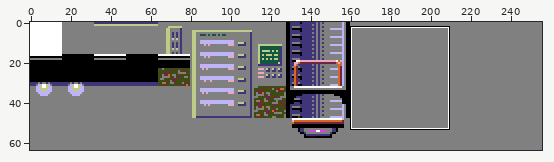
Sprite sheet -- resources/tilesets/level0.png. The first picture is a wide view before the edit; the outline marks the close-up.
Close-up. Before the commit:
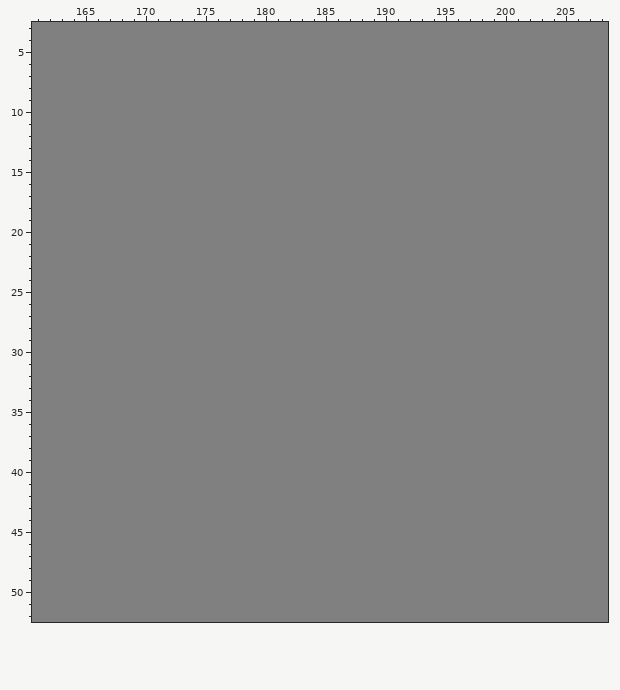
The file is 256x64 pixels. Shown: x 161..208, y 3..52.
And afterwards:
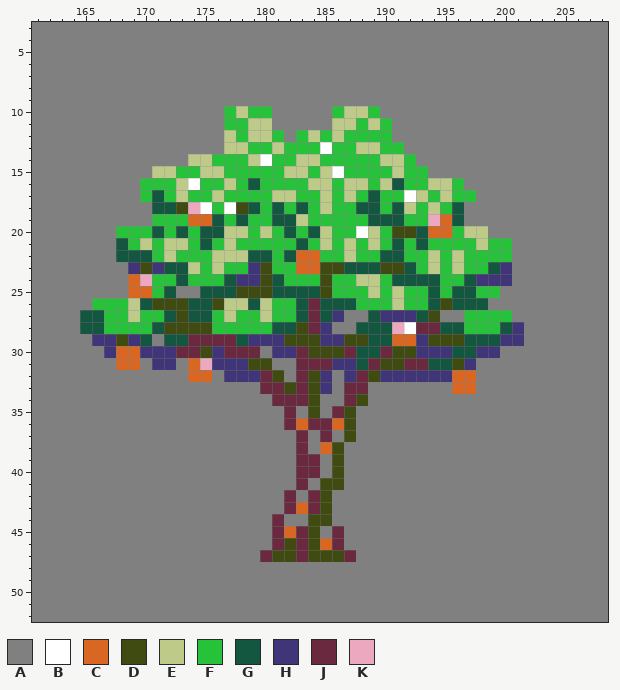
Palette (. is transparent): A #808080  B #ffffff  C #d96722  D #404b12  E #beca87  F #26c33a  G #145740  H #403578  J #6b2940  K #eca8bf
Difference:
y 10: x 177..180 AAAA -> FEFF; x 186..189 AAAA -> FEEF
y 11: x 177..180 AAAA -> FFEE; x 186..190 AAAAA -> EEFEF
y 12: x 177..181 AAAAA -> EFEEF; x 183..190 AAAAAAAA -> FEFEFFFF
y 13: x 177..191 AAAAAAAAAAAAAAA -> EEFFEFFFBFFEEFF
y 14: x 174..192 AAAAAAAAAAAAAAAAAAA -> EEFFFEBFFEEFFFFFEEF
y 15: x 171..193 AAAAAAAAAAAAAAAAAAAAAAA -> EEFFEEFFFFFEEFEBFFFFEFF
y 16: x 170..196 AAAAAAAAAAAAAAAAAAAAAAAAAAA -> FFFEBFFEFGFFFFEEFEEFEGFFEEF
y 17: x 170..197 AAAAAAAAAAAAAAAAAAAAAAAAAAAA -> FGFEFFEFFFFEEFFEFEFGFFBEFEFF
y 18: x 171..196 AAAAAAAAAAAAAAAAAAAAAAAAAA -> GGDKBFBDGFGFGFEFFGGFGEFEFG
y 19: x 171..196 AAAAAAAAAAAAAAAAAAAAAAAAAA -> FFFCCGFGFFGGEFFFFFGGGFFKCG
y 20: x 168..198 AAAAAAAAAAAAAAAAAAAAAAAAAAAAAAA -> FFFGFGFGGEEFEFGFGEFFBEFDDGCCFEE
y 21: x 168..200 AAAAAAAAAAAAAAAAAAAAAAAAAAAAAAAAA -> GFEFEEFGFEFFFFFGFEFEFEFGFGFFFFEFF
y 22: x 168..200 AAAAAAAAAAAAAAAAAAAAAAAAAAAAAAAAA -> GGGFEFFFEEEGGFGCCFFEFFGGFFEFEFFFF
y 23: x 169..200 AAAAAAAAAAAAAAAAAAAAAAAAAAAAAAAA -> HDHGGEFEFFHDFFCCDDGGGDDGFEFEFFGH
y 24: x 169..200 AAAAAAAAAAAAAAAAAAAAAAAAAAAAAAAA -> CKFFGFFFGHHDGFFFDFFEEFGGGGFFGHHH
y 25: x 169..172 AAAA -> CCFG; x 175..199 AAAAAAAAAAAAAAAAAAAAAAAAA -> GGGDDDGGGGDFFFEFEFFGFGGFF
y 26: x 166..198 AAAAAAAAAAAAAAAAAAAAAAAAAAAAAAAAA -> FFFEGDDDGGDEEGEFFGJGGGFFFEFFGDGGG
y 27: x 165..186 AAAAAAAAAAAAAAAAAAAAAA -> GGFFEFFGDGGFEFFEFFGJGH; x 189..194 AAAAAA -> GHHHGD; x 197..200 AAAA -> FFFF
y 28: x 165..185 AAAAAAAAAAAAAAAAAAAAA -> GGFFFFGDDDDFFFFFGGDJH; x 188..201 AAAAAAAAAAAAAA -> GGGKBJJGGFFFGH
y 29: x 166..170 AAAAA -> HHDHG; x 172..201 AAAAAAAAAAAAAAAAAAAAAAAAAAAAAA -> GGJJJJGHHHDDDHHDDGGCCHDDDGGGHH
y 30: x 167..179 AAAAAAAAAAAAA -> HCCHHHJJDHJJJ; x 181..199 AAAAAAAAAAAAAAAAAAA -> HHJDDDJGGJDDHHHGGHH
y 31: x 168..169 AA -> CC; x 171..172 AA -> HH; x 174..180 AAAAAAA -> CKHHHDD; x 183..197 AAAAAAAAAAAAAAA -> JJJHHGJDDJJGGDH
y 32: x 174..175 AA -> CC; x 177..181 AAAAA -> HHHJD; x 183..185 AAA -> JDH; x 187..197 AAAAAAAAAAA -> HJDHHHHHHCC
y 33: x 180..185 AAAAAA -> JJDJDH; x 187..188 AA -> JJ; x 196..197 AA -> CC
y 34: x 181..184 AAAA -> JJJD; x 187..188 AA -> JD
y 35: x 182 A -> J; x 184 A -> D; x 186..187 AA -> JD
y 36: x 182..187 AAAAAA -> JCJJCD
y 37: x 183 A -> J; x 185 A -> J; x 187 A -> D
y 38: x 183 A -> J; x 185..186 AA -> CD
y 39..40: x 183..184 AA -> JJ; x 186 A -> D
y 41: x 183 A -> J; x 185..186 AA -> DD
y 42: x 182 A -> J; x 184..185 AA -> JD
y 43: x 182..185 AAAA -> JCJD
y 44: x 181 A -> J; x 184..185 AA -> DD
y 45: x 181..184 AAAA -> JCJD; x 186 A -> J
y 46: x 181..186 AAAAAA -> JDJDCJ
y 47: x 180..187 AAAAAAAA -> JDDJDDDJ
Where, in picture pixels (left, top, right, bottom), the same in both close-ups:
changed: (80, 106, 524, 562)
